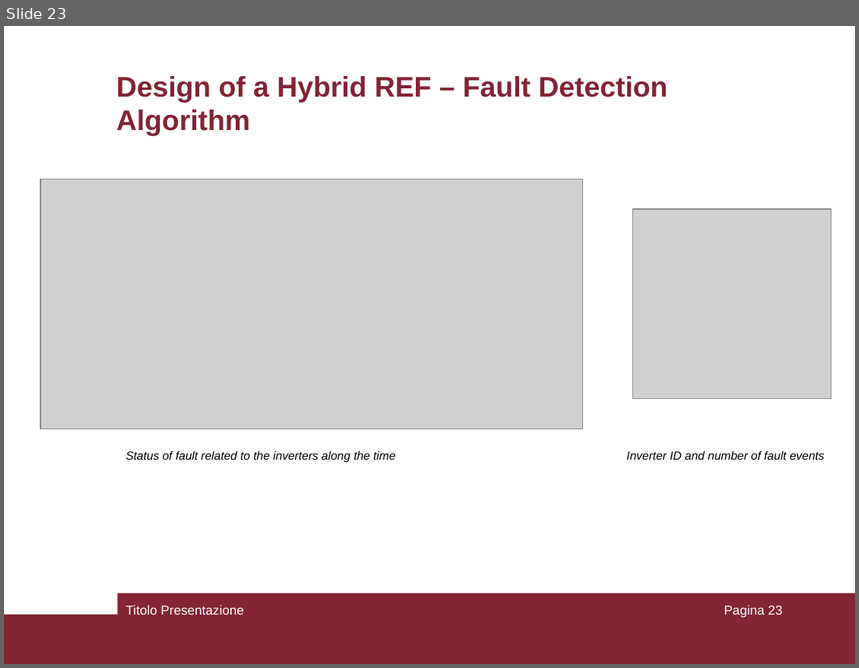
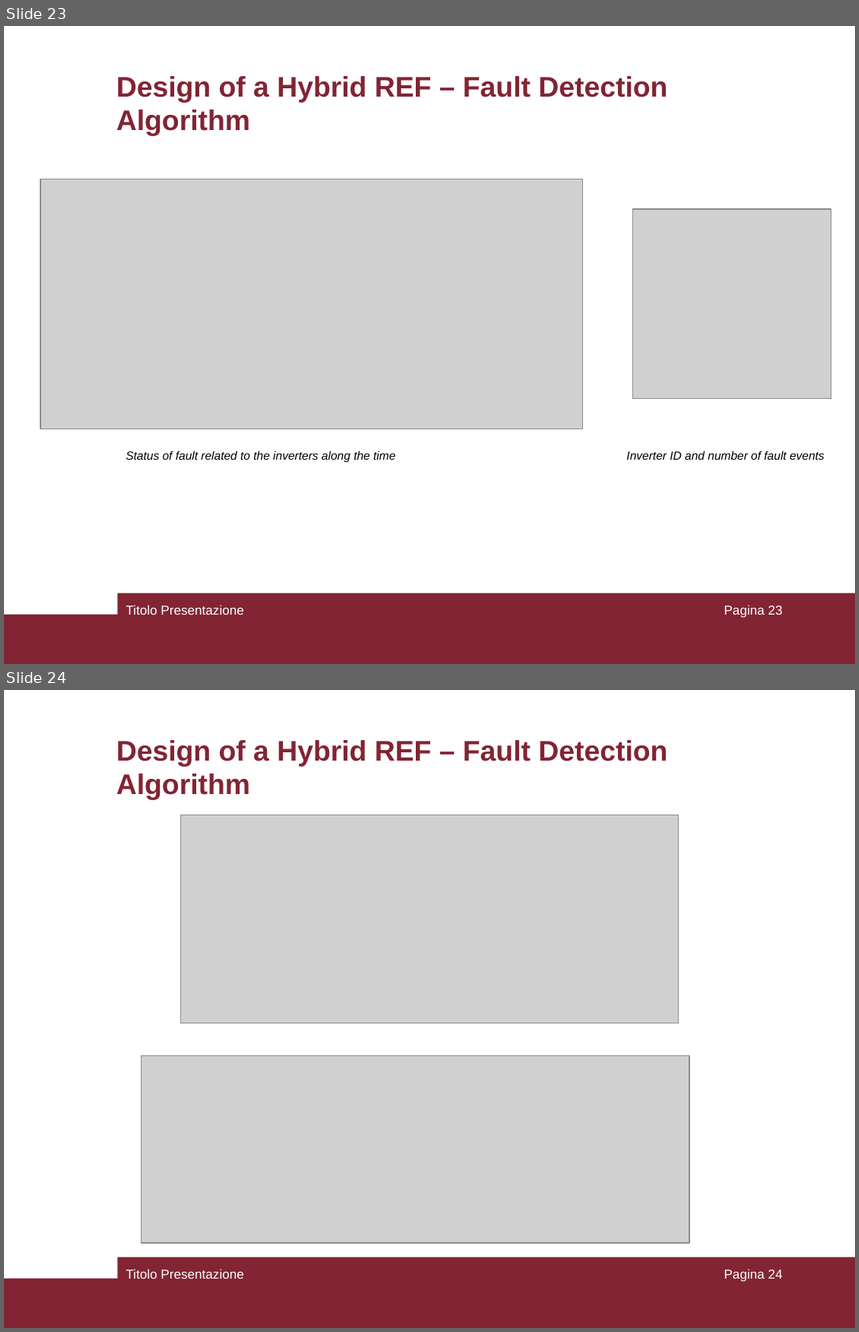
Before and after one commit to pierlucaanania/ResilienceEngineering4Minigrid_Africa, a slide deck: MSc Thesis/PresPptSapienza.ppt. Shown one above the other, each under a label of ours: slide 23 before the commit, slides 23 and 24 after it. The pictures are 859x668 and 859x1332 pixels, drawn with LibreOffice and Linux fonts; fonts in the diff are those of the drawing; grey boxes stand for pictures. Boxes give left, top, right and bottom in pixels: in the first picture for what was removed or moved away, otherwise in the second. Text is boxed around its words. In the diff, an @@ line names an element or a change of style, - is before the commit and + after.

Commit message:
Update ppt

```diff
--- a/MSc Thesis/PresPptSapienza.ppt
+++ b/MSc Thesis/PresPptSapienza.ppt
@@ slide 24 added at (4, 690, 855, 1328), background #FFFFFF; not listed: 2 template elements that a slide beside it also shows @@
@@ title added at (116, 740, 667, 800), 24 pt, text #822433, bold @@
+Design of a Hybrid REF – Fault Detection Algorithm
@@ picture added at (181, 815, 678, 1024) @@
@@ picture added at (141, 1056, 690, 1243) @@
@@ text added at (126, 1269, 244, 1279), 11 pt, text #FFFFFF @@
+Titolo Presentazione
@@ page number added at (724, 1269, 783, 1282), 11 pt, text #FFFFFF @@
+Pagina 24
```
